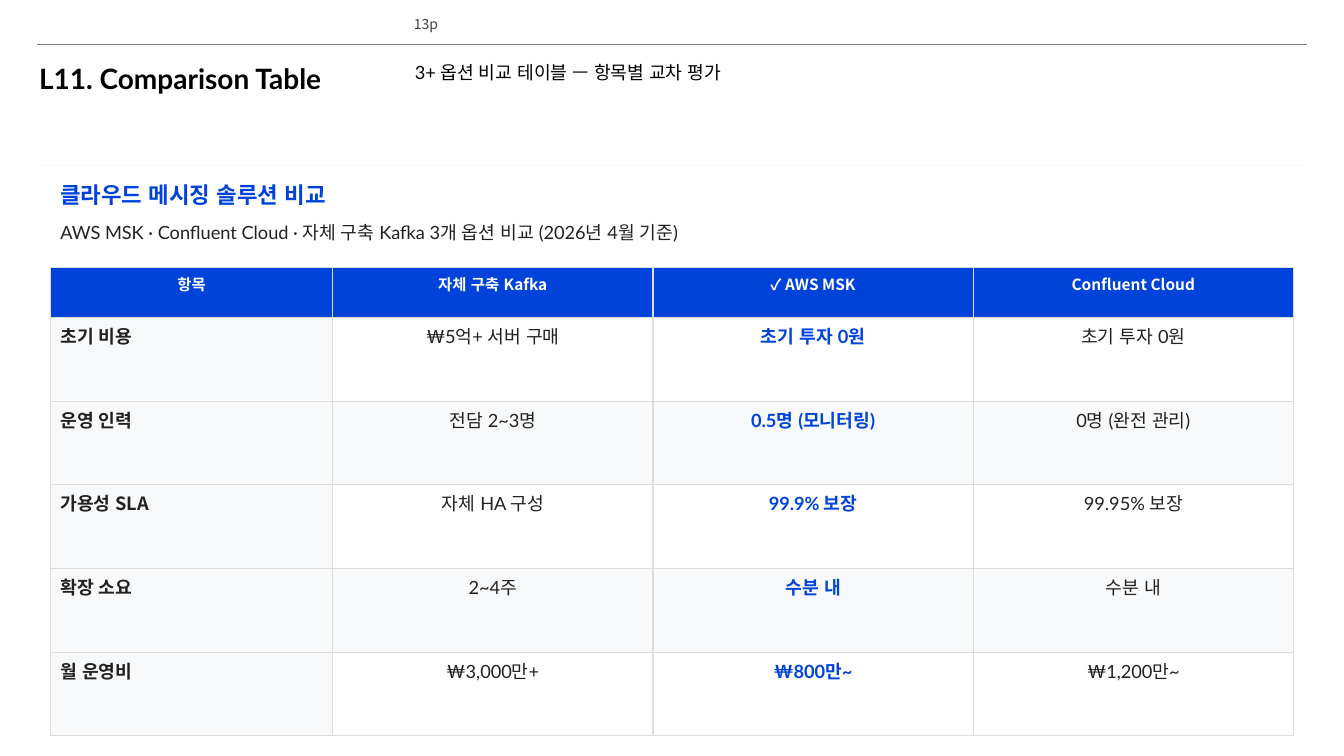
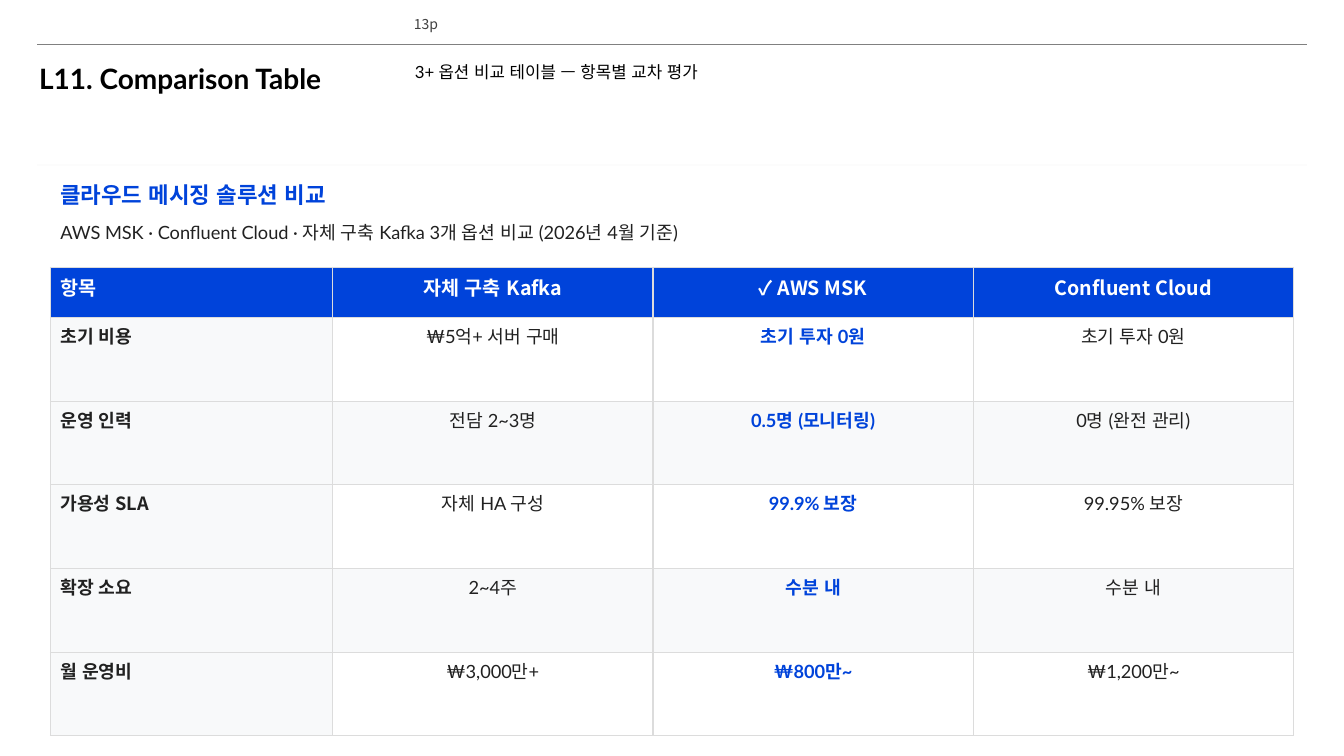
Before and after one commit to lhs6395-hslee/project-steer, a slide deck: slide 13 of results/pptx/AWS_MSK_Expert_Intro.pptx. Drawn at 1344x756 pixels with LibreOffice and Linux fonts; fonts in the diff are those of the drawing; background and template pictures are left out. Boxes give left, top, right and bottom in pixels: in the first picture for what was removed or moved away, otherwise in the second. Text is boxed around its words. In the diff, an @@ line names an element or a change of style, - is before the commit and + after.

```diff
--- a/results/pptx/AWS_MSK_Expert_Intro.pptx
+++ b/results/pptx/AWS_MSK_Expert_Intro.pptx
@@ text "3+ 옵션 비교 테이블 — ..." at bbox=[415, 64, 698, 80]: size 13 to 12 pt @@
@@ table at bbox=[50, 267, 1295, 736] @@
@@ size 11 to 14 pt in "항목", "자체 구축 Kafka", "✓ AWS MSK", "Confluent Cloud" @@
@@ alignment centre to left @@
```
Also in this commit, not shown: 18 other slides changed, 3 other files.
